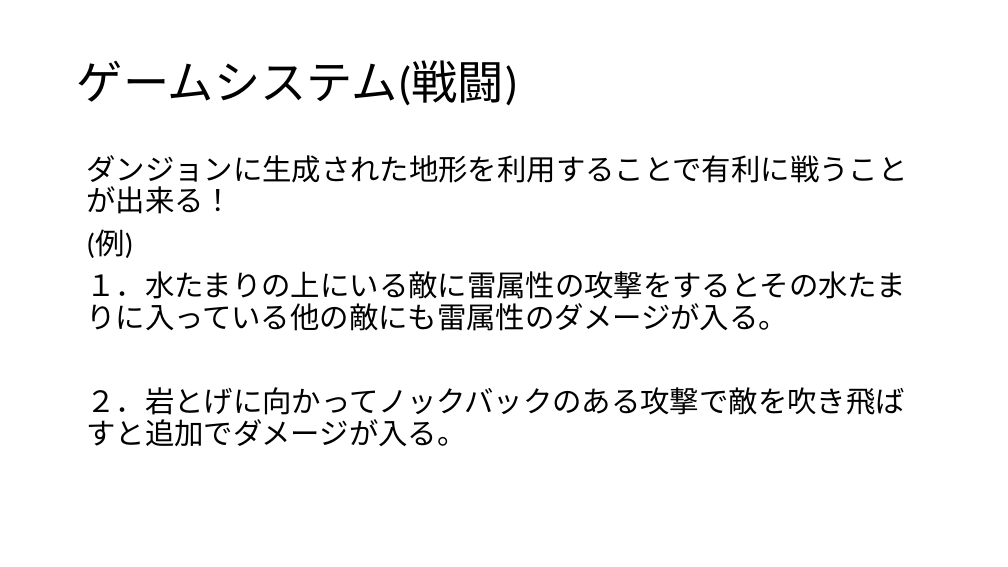
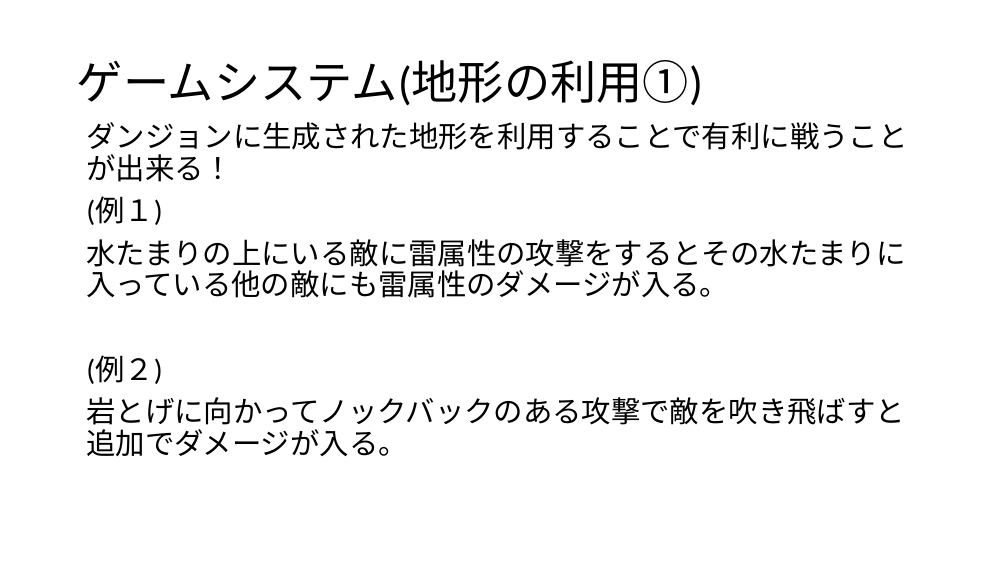
Before and after one commit to 2023Game/07Nakamoto, a slide deck: slide 8 of 3年後期/企画/ゲーム企画書_提出.pptx. Drawn at 1008x567 pixels with LibreOffice and Linux fonts; fonts in the diff are those of the drawing. Boxes give left, top, right and bottom in pixels: in the first picture for what was removed or moved away, otherwise in the second. Text is boxed around its words. In the diff, an @@ line names an element or a change of style, - is before the commit and + after.

```diff
--- a/3年後期/企画/ゲーム企画書_提出.pptx
+++ b/3年後期/企画/ゲーム企画書_提出.pptx
@@ title at (x1=77, y1=60, x2=703, y2=106): text changed @@
-ゲームシステム(戦闘)
+ゲームシステム(地形の利用①)
@@ text "ダンジョンに生成された地形を利用することで有利に戦うことが出来る！" moved from (x1=86, y1=155, x2=907, y2=446) to (x1=86, y1=122, x2=907, y2=456) @@
@@ text at (x1=86, y1=197, x2=905, y2=456): text changed @@
-(例)
-１．水たまりの上にいる敵に雷属性の攻撃をするとその水たまりに入っている他の敵にも雷属性のダメージが入る。
-２．岩とげに向かってノックバックのある攻撃で敵を吹き飛ばすと追加でダメージが入る。
+(例１)
+水たまりの上にいる敵に雷属性の攻撃をするとその水たまりに入っている他の敵にも雷属性のダメージが入る。
+(例２)
+岩とげに向かってノックバックのある攻撃で敵を吹き飛ばすと追加でダメージが入る。
```
Also in this commit, not shown: 3 other slides changed, 2 slides added, 4 other files.
